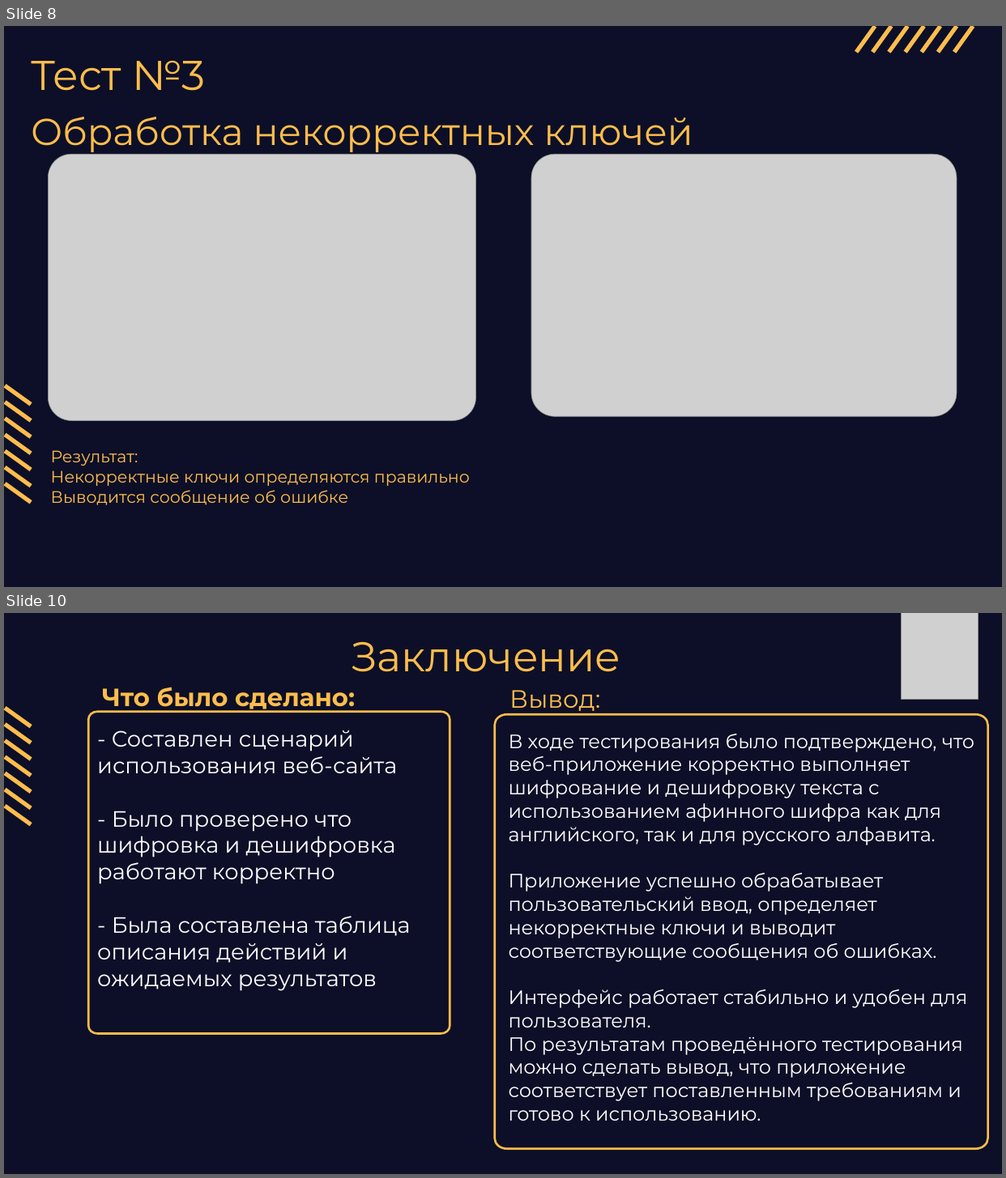
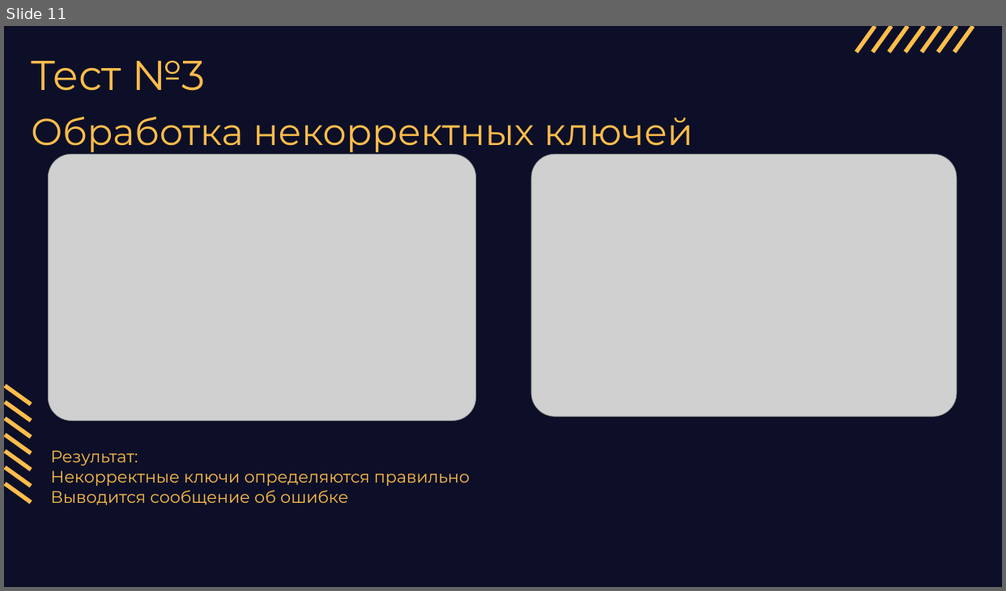
Before and after one commit to Samira13456/project1, a slide deck: pr11.pptx. Shown one above the other, each under a label of ours: slides 8 and 10 before the commit, slide 11 after it; the slides between them are not shown. The pictures are 1006x1178 and 1006x591 pixels, drawn with LibreOffice and Linux fonts; fonts in the diff are those of the drawing; grey boxes stand for pictures. Boxes give left, top, right and bottom in pixels: in the first picture for what was removed or moved away, otherwise in the second. Text is boxed around its words. In the diff, an @@ line names an element or a change of style, - is before the commit and + after.

```diff
--- a/pr11.pptx
+++ b/pr11.pptx
@@ slide 10 removed at (4, 613, 1002, 1174), background #0C0F27 @@
@@ picture removed at (901, 613, 978, 700) @@
@@ text removed at (351, 641, 620, 672) @@
-Заключение
@@ text removed at (102, 687, 355, 712) @@
-Что было сделано:
@@ text removed at (509, 690, 600, 711) @@
-Вывод:
@@ freeform shape removed at (88, 712, 450, 1034) @@
@@ text removed at (97, 730, 411, 991) @@
-- Составлен сценарий использования веб-сайта
-- Было проверено что шифровка и дешифровка работают корректно
-- Была составлена таблица описания действий и ожидаемых результатов
@@ freeform shape removed at (495, 714, 987, 1149) @@
@@ text removed at (509, 734, 974, 1121) @@
-В ходе тестирования было подтверждено, что веб-приложение корректно выполняет шифрование и дешифровку текста с использованием афинного шифра как для английского, так и для русского алфавита.
-Приложение успешно обрабатывает пользовательский ввод, определяет некорректные ключи и выводит соответствующие сообщения об ошибках.
-Интерфейс работает стабильно и удобен для пользователя.
-По результатам проведённого тестирования можно сделать вывод, что приложение соответствует поставленным требованиям и готово к использованию.
@@ group removed at (5, 708, 31, 824): 7 lines @@
@@ what was slide 8 is now slide 11 @@
```
Also in this commit, not shown: 4 slides changed, 5 slides added, 1 other slide removed.
